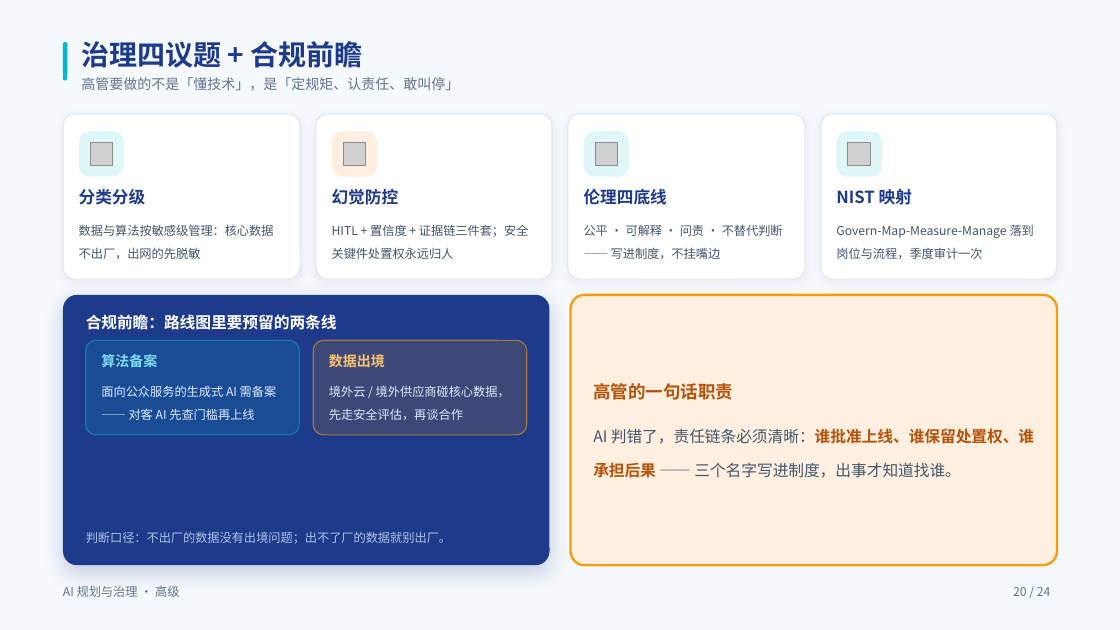
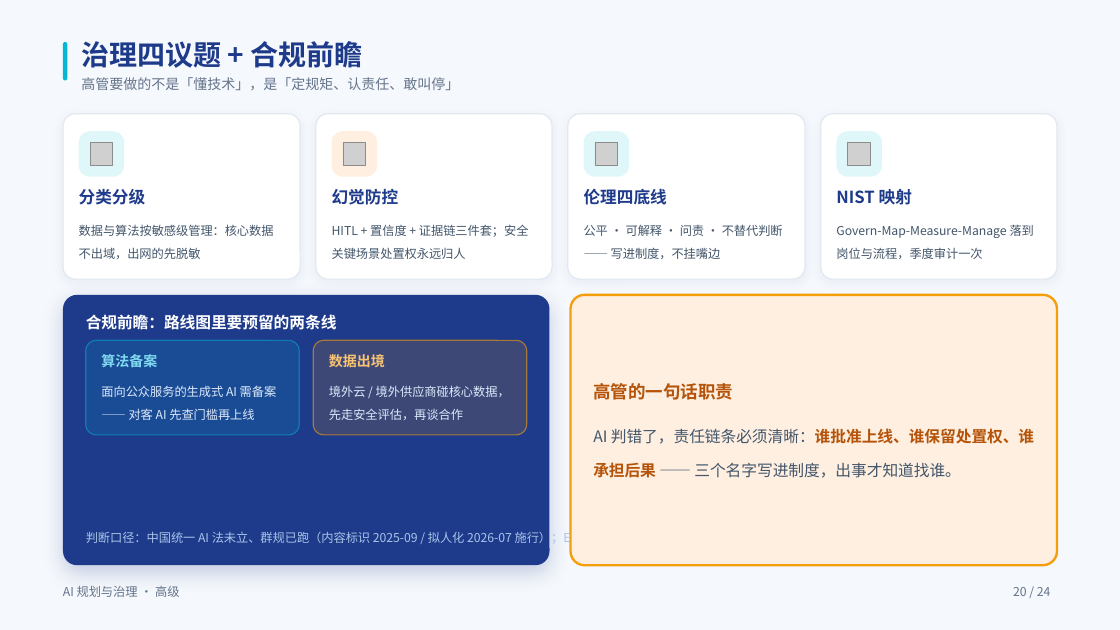
Before and after one commit to swift3000/qiyepinpeixun, a slide deck: slide 20 of 企业AI培训_交付包/高级课程_完整交付包/03_PPT课件/高级_规划层_PPT.pptx. Drawn at 1120x630 pixels with LibreOffice and Linux fonts; fonts in the diff are those of the drawing; grey boxes stand for pictures. Boxes give left, top, right and bottom in pixels: in the first picture for what was removed or moved away, otherwise in the second. Text is boxed around its words. In the diff, an @@ line names an element or a change of style, - is before the commit and + after.

```diff
--- a/企业AI培训_交付包/高级课程_完整交付包/03_PPT课件/高级_规划层_PPT.pptx
+++ b/企业AI培训_交付包/高级课程_完整交付包/03_PPT课件/高级_规划层_PPT.pptx
@@ text at (x1=79, y1=224, x2=274, y2=259): text changed @@
-数据与算法按敏感级管理：核心数据不出厂，出网的先脱敏
+数据与算法按敏感级管理：核心数据不出域，出网的先脱敏
@@ text at (x1=332, y1=224, x2=529, y2=259): text changed @@
-HITL + 置信度 + 证据链三件套；安全关键件处置权永远归人
+HITL + 置信度 + 证据链三件套；安全关键场景处置权永远归人
@@ text at (x1=86, y1=529, x2=580, y2=546): text changed @@
-判断口径：不出厂的数据没有出境问题；出不了厂的数据就别出厂。
+判断口径：中国统一 AI 法未立、群规已跑（内容标识 2025-09 / 拟人化 2026-07 施行）；EU AI Act 2026-08 全面执法 —— 现在搭体系 = 抢窗口。
```
Also in this commit, not shown: 9 other slides changed, 3 other files.
